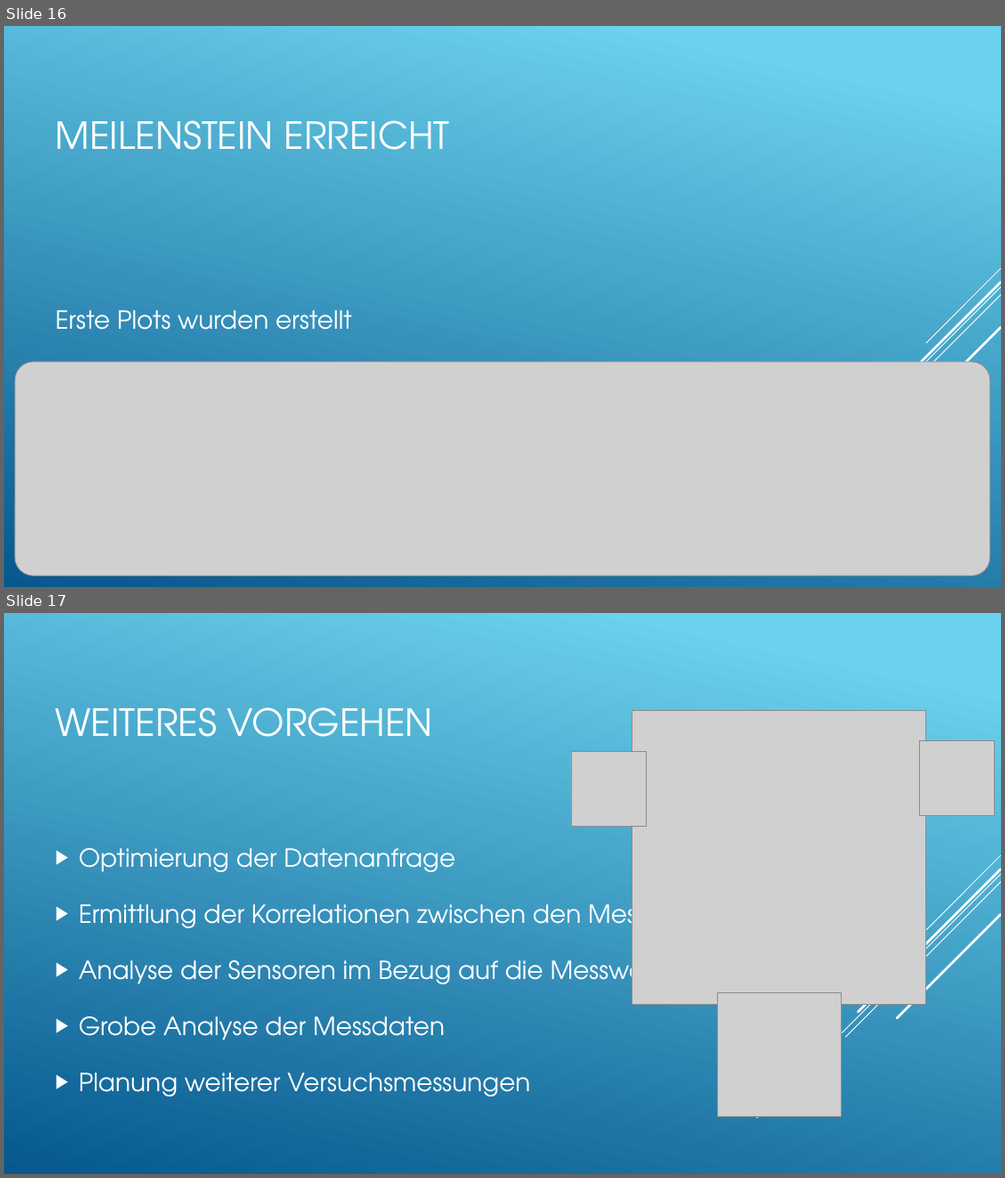
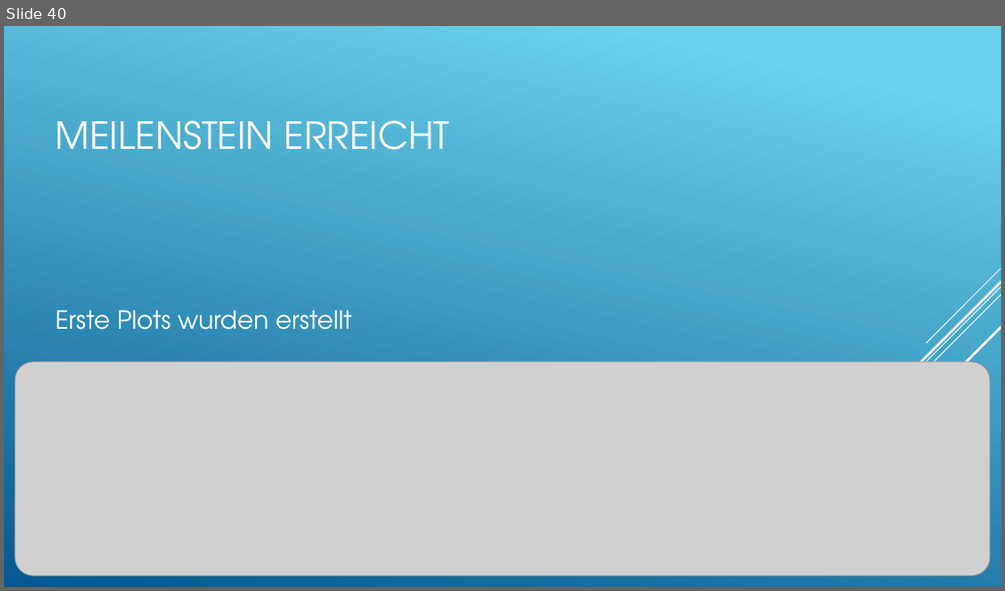
Before and after one commit to Dragnee1Natsu/Air-q-Projekt, a slide deck: Abschlusspräsentation.pptx. Shown one above the other, each under a label of ours: slides 16 and 17 before the commit, slide 40 after it. The pictures are 1005x1178 and 1005x591 pixels, drawn with LibreOffice and Linux fonts; fonts in the diff are those of the drawing; grey boxes stand for pictures. Boxes give left, top, right and bottom in pixels: in the first picture for what was removed or moved away, otherwise in the second. Text is boxed around its words. In the diff, an @@ line names an element or a change of style, - is before the commit and + after.

```diff
--- a/Abschlusspräsentation.pptx
+++ b/Abschlusspräsentation.pptx
@@ slide 17 removed at (4, 613, 1001, 1174), background gradient #6ED2EB to #06588E; not listed: 5 template elements that a slide beside it also shows @@
@@ title removed at (56, 707, 433, 737) @@
-WEITERES VORGEHEN
@@ picture removed at (632, 710, 926, 1004) @@
@@ picture removed at (919, 741, 994, 816) @@
@@ picture removed at (571, 751, 646, 826) @@
@@ text removed at (79, 848, 730, 1096) @@
-▶ Optimierung der Datenanfrage
-▶ Ermittlung der Korrelationen zwischen den Messwerten
-▶ Analyse der Sensoren im Bezug auf die Messwerte
-▶ Grobe Analyse der Messdaten
-▶ Planung weiterer Versuchsmessungen
@@ picture removed at (718, 993, 841, 1116) @@
@@ what was slide 16 is now slide 40 @@
```
Also in this commit, not shown: 4 slides changed, 26 slides added, 2 other slides removed.
